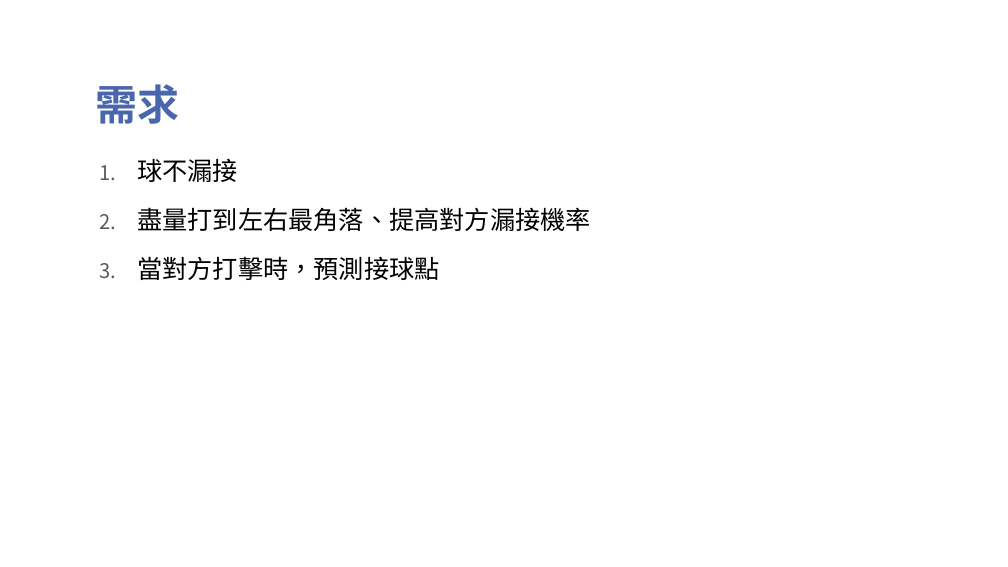
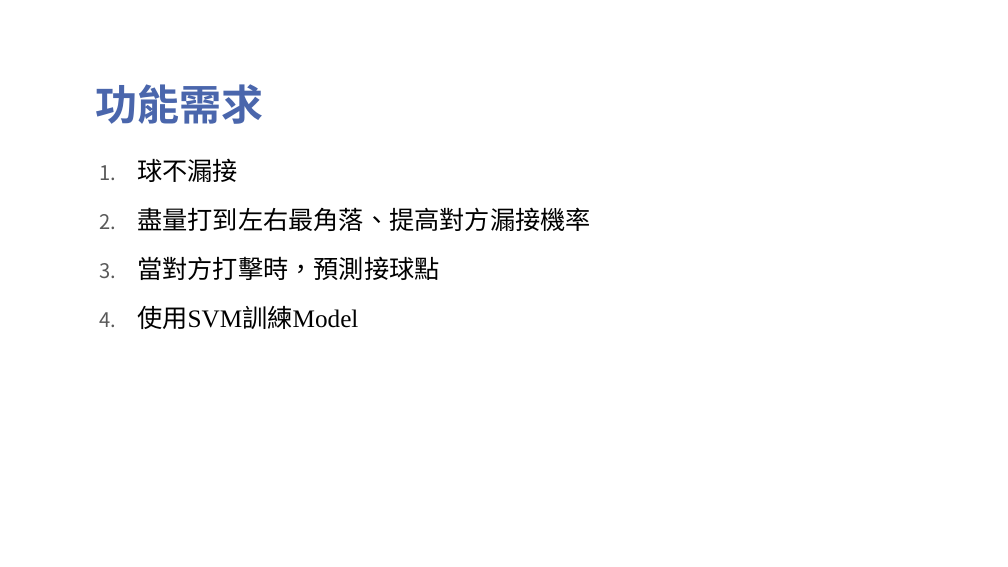
Before and after one commit to Wang-Si-Han/HW6, a slide deck: slide 3 of 機器學習乒乓球.pptx. Drawn at 1008x567 pixels with LibreOffice and Linux fonts; fonts in the diff are those of the drawing; background and template pictures are left out. Boxes give left, top, right and bottom in pixels: in the first picture for what was removed or moved away, otherwise in the second. Text is boxed around its words. In the diff, an @@ line names an element or a change of style, - is before the commit and + after.

Commit message:
modify

```diff
--- a/機器學習乒乓球.pptx
+++ b/機器學習乒乓球.pptx
@@ title at bbox=[96, 84, 264, 124]: text changed @@
-需求
+功能需求
@@ text at bbox=[137, 306, 358, 329]: paragraph added @@
+4. 使用SVM訓練Model
```
Also in this commit, not shown: 4 slides added.
